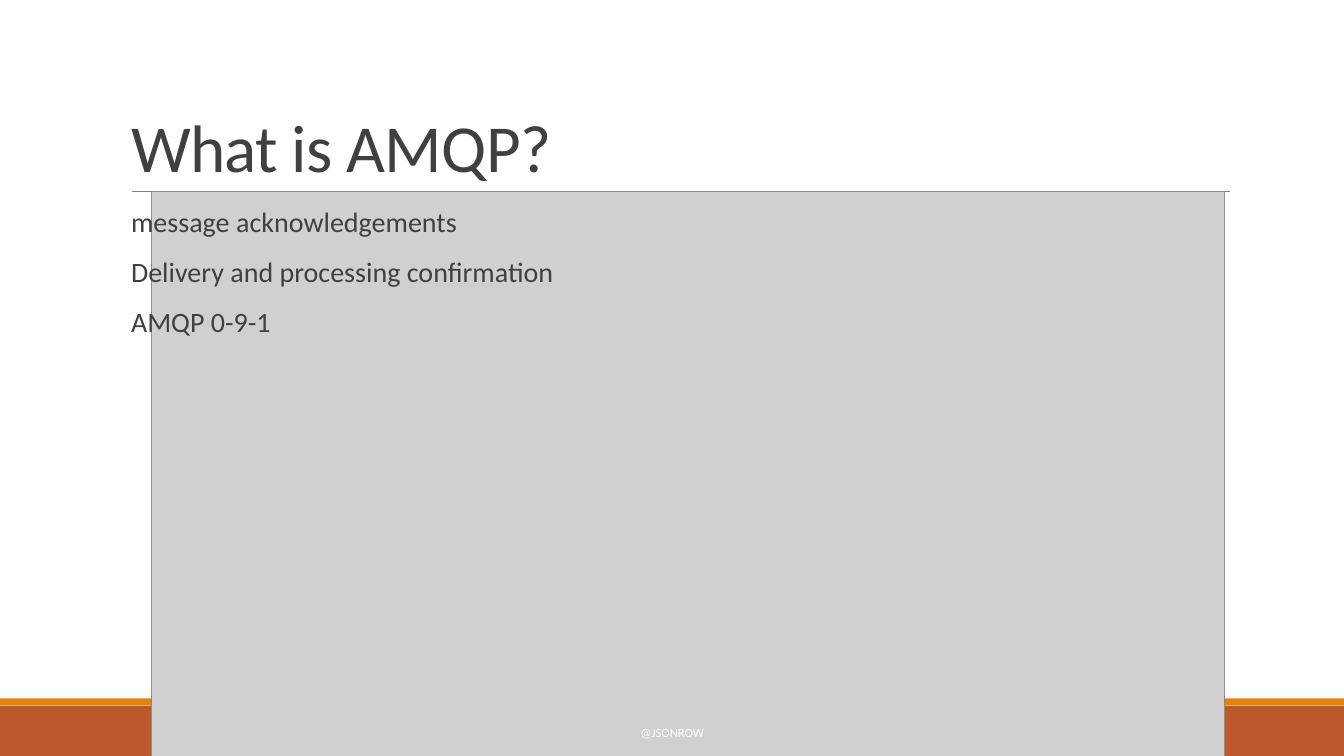
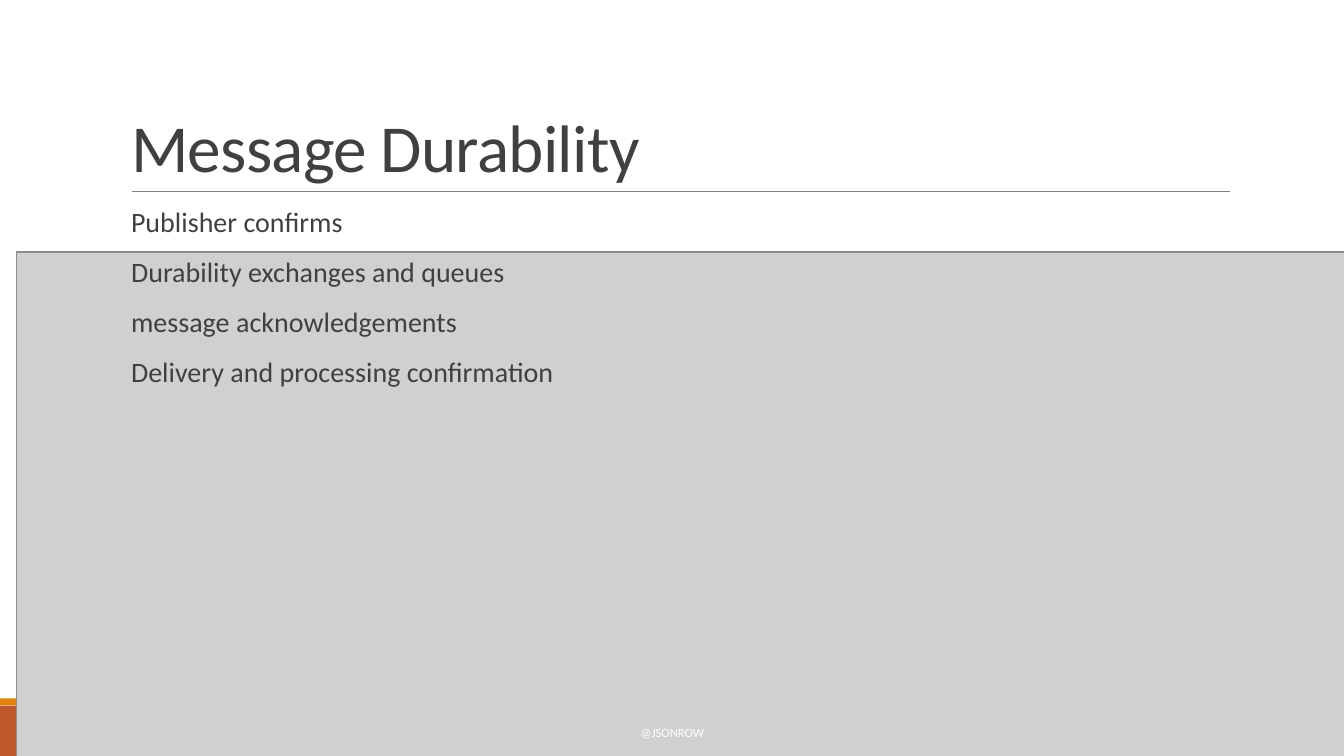
Before and after one commit to JasonRowe/TCCC23, a slide deck: slide 8 of Microservice_plumbing_with_RabbitMQ.pptx (slide 19 before the commit). Drawn at 1344x756 pixels with LibreOffice and Linux fonts; fonts in the diff are those of the drawing; grey boxes stand for pictures. Boxes give left, top, right and bottom in pixels: in the first picture for what was removed or moved away, otherwise in the second. Text is boxed around its words. In the diff, an @@ line names an element or a change of style, - is before the commit and + after.

```diff
--- a/Microservice_plumbing_with_RabbitMQ.pptx
+++ b/Microservice_plumbing_with_RabbitMQ.pptx
@@ title at <box>131,125,640,184</box>: text changed @@
-What is AMQP?
+Message Durability
@@ text at <box>131,212,504,287</box>: paragraphs added @@
+  Publisher confirms
+  Durability exchanges and queues
@@ picture: place and size @@
-picture at <box>151,192,1224,756</box>
+picture at <box>16,252,1344,756</box>
@@ text at <box>131,309,271,339</box>: paragraph removed @@
-  AMQP 0-9-1
```
Also in this commit, not shown: 4 other slides changed, 1 slide removed, 5 other files.
